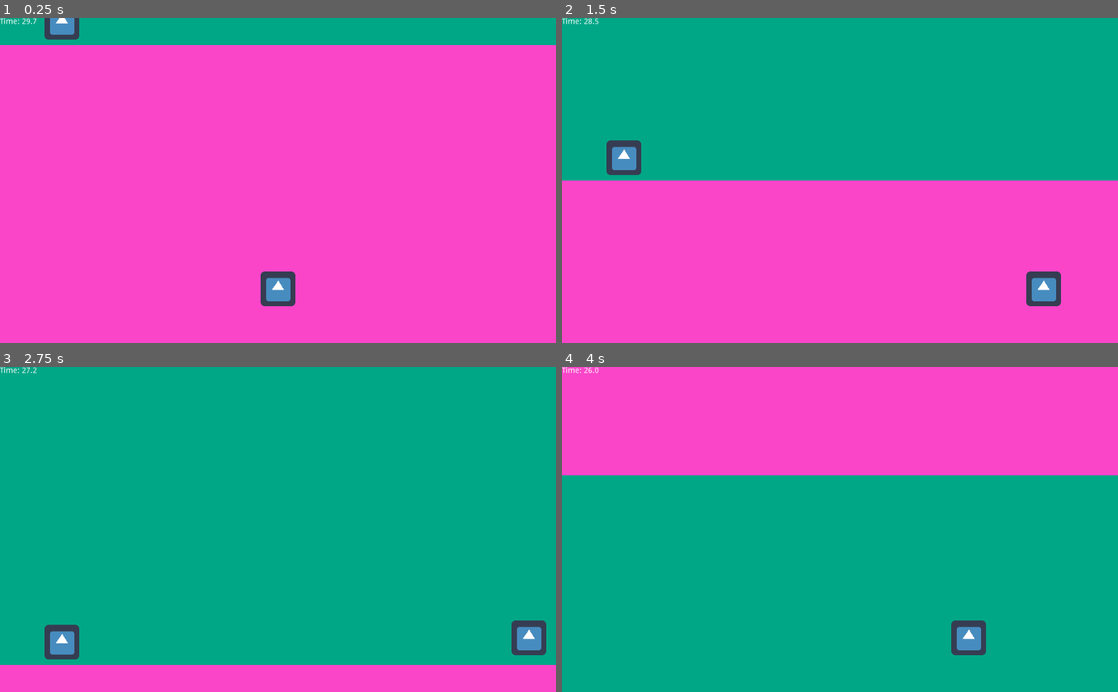
Above: before the commit, frames 1-4 (two rows, left to right).
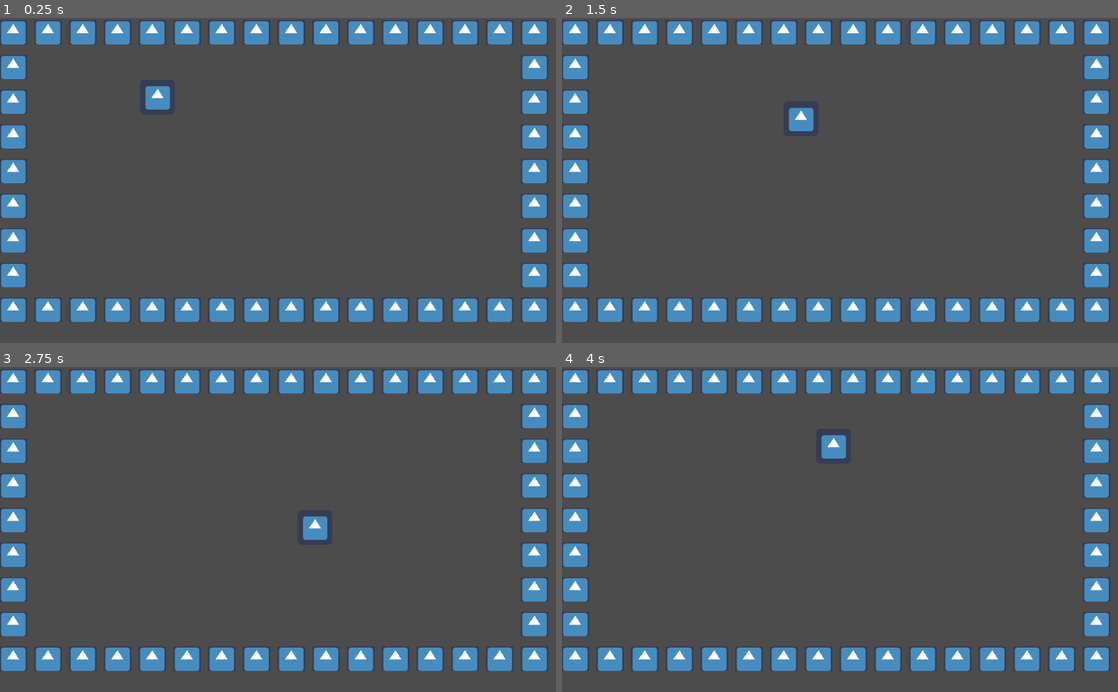
Above: after the commit, the same moments.

Repository: sidfer/devhacks-2025
Game: Godot game, scene res://Scenes/Rooms/BaseRoom.tscn
Same seed, same stepped clock (60 frames per second), same inputs: the game is played once before the commit and once after it. Before the commit the project starts from res://Main.tscn. The engine's default icon, where the game draws it, is replaced by a stand-in: a white triangle on a blue panel in a dark square.
Inputs:
- Up to frame 1 (0.25 s): no input
- Up to frame 2 (1.5 s): hold Right (ui_right) 0.53-1.28 s; hold Down (ui_down) from 1.28 s (still down)
- Up to frame 3 (2.75 s): release Down (ui_down) at 2.03 s; hold Right (ui_right) from 2.03 s (still down)
- Up to frame 4 (4 s): release Right (ui_right) at 2.78 s; hold Up (ui_up) 2.78-3.53 s; hold Left (ui_left) from 3.53 s (still down)

The runs differ from the first frame. In frame 1, 100% of the frame differs, in the area x 0-100%, y 0-100%; in frame 2, 99%; in frame 3, 99%; in frame 4, 100%.

Commit message:
Working walls and player movement

Diff:
--- a/BackgroundTile.gd
+++ /dev/null
@@ -1,9 +0,0 @@
-extends Node2D
-
-var scroll_speed = 200  # Match this to collectible speed
-
-func _process(delta):
-	position.y += scroll_speed * delta  # Move downward
-	# Reset position when off-screen
-	if position.y > get_viewport_rect().size.y:
-		position.y = -get_viewport_rect().size.y  # Move back to the top
--- a/BackgroundTile.tscn
+++ /dev/null
@@ -1,11 +0,0 @@
-[gd_scene load_steps=2 format=2]
-
-[ext_resource path="res://BackgroundTile.gd" type="Script" id=1]
-
-[node name="BackgroundTile" type="Node2D"]
-script = ExtResource( 1 )
-
-[node name="ColorRect" type="ColorRect" parent="."]
-margin_right = 1024.0
-margin_bottom = 600.0
-color = Color( 0.980392, 0.270588, 0.788235, 1 )
--- /dev/null
+++ b/Global/Door_Up.gd
@@ -0,0 +1,12 @@
+extends Area2D
+
+export(String) var direction = "up"
+
+func _ready():
+	# Connect the signal automatically (no need for manual connection)
+	connect("body_entered", self, "_on_Door_body_entered")
+
+func _on_Door_body_entered(body):
+	if body.is_in_group("player"):
+		# Call the GameManager to handle the room change
+		GameManager.change_room(direction)
--- /dev/null
+++ b/Global/GameManager.gd
@@ -0,0 +1,40 @@
+extends Node
+
+var current_room : Node
+var room_coordinates = Vector2(0, 0)  # Track player position in room grid
+var rooms = {}  # Dictionary to track generated rooms
+
+func _ready():
+	# Autoload via Project Settings → Autoload tab
+	pass
+
+func change_room(direction):
+	# Calculate new room position
+	var offset = Vector2.ZERO
+	match direction:
+		"up": offset.y -= 1
+		"down": offset.y += 1
+		"left": offset.x -= 1
+		"right": offset.x += 1
+
+	room_coordinates += offset
+
+	# Load new room if not already generated
+	if not rooms.has(room_coordinates):
+		generate_new_room(room_coordinates)
+
+	# Transition to existing room
+	var new_room = rooms[room_coordinates]
+	get_tree().current_scene.add_child(new_room)
+
+	# Move player to appropriate door position
+	var player = get_tree().get_nodes_in_group("player")[0]
+	player.global_position = new_room.get_node("PlayerSpawn").global_position
+
+func generate_new_room(coords):
+	var room = preload("res://Scenes/Rooms/BaseRoom.tscn").instance()
+	rooms[coords] = room
+	# Add treasure randomly
+	if randf() < 0.7:  # 70% chance for treasure
+		var treasure = preload("res://Scenes/Treasure.tscn").instance()
+		room.add_child(treasure)
--- /dev/null
+++ b/Global/GameOver.gd
@@ -0,0 +1,8 @@
+extends Control
+
+func _on_RetryButton_pressed():
+	Global.reset_stats()
+	get_tree().change_scene("res://Scenes/Level1.tscn")
+
+func _on_MenuButton_pressed():
+	get_tree().change_scene("res://Scenes/UI/MainMenu.tscn")
--- /dev/null
+++ b/Global/Global.gd
@@ -0,0 +1,50 @@
+extends Node
+
+signal time_updated
+signal score_updated
+
+var time_remaining = 60
+var current_level = 1
+var score = 0
+var timer : Timer
+
+func _ready():
+	timer = Timer.new()  # Create a new Timer
+	add_child(timer)     # Add it as a child of Global
+	timer.wait_time = 1.0  # Set the interval to 1 second
+	timer.connect("timeout", self, "_on_Timer_timeout")  # Connect the timeout signal
+	timer.start()  # Start the timerown every second
+
+func _on_Timer_timeout():
+	time_remaining -= 1
+	emit_signal("time_updated")  # Notify HUD
+	if time_remaining <= 0:
+		game_over()
+
+func add_score(value):
+	score += value
+	emit_signal("score_updated")  # Notify HUD
+
+# Add to existing Global.gd
+func game_over():
+	get_tree().change_scene("res://Scenes/UI/GameOver.tscn")
+	reset_stats()
+
+func reset_stats():
+	time_remaining = 60
+	score = 0
+	current_level = 1
+
+func check_level_progression():
+	if score >= current_level * 50:  # Example: 50 points per level
+		current_level += 1
+		apply_level_mechanics()
+
+func apply_level_mechanics():
+	match current_level:
+		2:
+			# Speed boost
+			get_tree().call_group("player", "update_speed", 1.5)
+		3:
+			# Bigger rooms
+			get_tree().call_group("room_generator", "increase_room_size")
--- /dev/null
+++ b/Global/Player.gd
@@ -0,0 +1,12 @@
+extends KinematicBody2D
+
+const SPEED = 200
+var velocity = Vector2()
+
+func _physics_process(delta):
+	velocity = Vector2()
+	# Input handling
+	velocity.x = Input.get_action_strength("ui_right") - Input.get_action_strength("ui_left")
+	velocity.y = Input.get_action_strength("ui_down") - Input.get_action_strength("ui_up")
+	velocity = velocity.normalized() * SPEED
+	move_and_slide(velocity)
--- /dev/null
+++ b/Global/Treasure.gd
@@ -0,0 +1,7 @@
+extends Area2D  # Ensure this line is correct
+
+func _on_Treasure_body_entered(body):
+	if body.name == "Player":
+		Global.add_score(10)
+		Global.time_remaining += 15  # Add bonus time
+		queue_free()  # Remove treasure
--- a/Main.gd
+++ /dev/null
@@ -1,43 +0,0 @@
-extends Node2D
-
-var time_remaining = 30.0
-var time_pickup_scene = preload("res://TimePickup.tscn")
-
-func _ready():
-	# Center the player horizontally, fix at bottom
-	$Player.position = Vector2(
-		get_viewport_rect().size.x / 2,
-		get_viewport_rect().size.y - 100  # 100 pixels above bottom
-	)
-	$SpawnTimer.start()
-
-func _process(delta):
-	time_remaining -= delta
-	if time_remaining <= 0:
-		game_over()
-	update_ui()
-
-func spawn_time_pickup():
-	var pickup = time_pickup_scene.instance()
-	add_child(pickup)
-	pickup.connect("collected", self, "_on_TimePickup_collected")
-	# Spawn at a random X position ABOVE the screen
-	pickup.position = Vector2(
-		rand_range(50, get_viewport_rect().size.x - 50),  # Random X
-		-100  # Start above the screen
-	)
-
-func _on_TimePickup_collected():
-	time_remaining += 5.0  # Add 5 seconds per pickup
-
-func update_ui():
-	$UI/TimeLabel.text = "Time: %.1f" % time_remaining
-
-func game_over():
-	$SpawnTimer.stop()
-	get_tree().paused = true
-	$UI/GameOverLabel.visible = true
-
-
-func _on_SpawnTimer_timeout():
-	pass # Replace with function body.
--- a/Main.tscn
+++ /dev/null
@@ -1,52 +0,0 @@
-[gd_scene load_steps=7 format=2]
-
-[ext_resource path="res://icon.png" type="Texture" id=1]
-[ext_resource path="res://Player.gd" type="Script" id=2]
-[ext_resource path="res://TimePickup.tscn" type="PackedScene" id=3]
-[ext_resource path="res://Main.gd" type="Script" id=4]
-[ext_resource path="res://BackgroundTile.tscn" type="PackedScene" id=5]
-
-[sub_resource type="RectangleShape2D" id=1]
-
-[node name="Main" type="Node2D"]
-script = ExtResource( 4 )
-
-[node name="BackgroundTile" parent="." instance=ExtResource( 5 )]
-
-[node name="BackgroundTile2" parent="." instance=ExtResource( 5 )]
-position = Vector2( 1.36422e-12, -600 )
-
-[node name="ColorRect" parent="BackgroundTile2" index="0"]
-color = Color( 0, 0.654902, 0.52549, 1 )
-
-[node name="Player" type="Area2D" parent="."]
-script = ExtResource( 2 )
-
-[node name="Sprite" type="Sprite" parent="Player"]
-texture = ExtResource( 1 )
-
-[node name="CollisionShape2D" type="CollisionShape2D" parent="Player"]
-shape = SubResource( 1 )
-
-[node name="SpawnTimer" type="Timer" parent="."]
-wait_time = 2.0
-
-[node name="UI" type="CanvasLayer" parent="."]
-
-[node name="TimeLabel" type="Label" parent="UI"]
-margin_right = 40.0
-margin_bottom = 14.0
-text = "Time: 30.0"
-
-[node name="GameOverLabel" type="Label" parent="UI"]
-visible = false
-margin_right = 40.0
-margin_bottom = 14.0
-text = "Game Over!"
-
-[node name="TimePickup" parent="." instance=ExtResource( 3 )]
-position = Vector2( 106, -41 )
-
-[connection signal="timeout" from="SpawnTimer" to="." method="_on_SpawnTimer_timeout"]
-
-[editable path="BackgroundTile2"]
--- a/Player.gd
+++ /dev/null
@@ -1,9 +0,0 @@
-extends Area2D
-
-var speed = 500  # Adjust speed as needed
-
-func _process(delta):
-	var input = Input.get_action_strength("ui_right") - Input.get_action_strength("ui_left")
-	position.x += input * speed * delta
-	# Keep player within screen bounds
-	position.x = clamp(position.x, 50, get_viewport_rect().size.x - 50)
--- /dev/null
+++ b/Scenes/Player/Player.tscn
@@ -0,0 +1,16 @@
+[gd_scene load_steps=4 format=2]
+
+[ext_resource path="res://icon.png" type="Texture" id=1]
+[ext_resource path="res://Global/Player.gd" type="Script" id=2]
+
+[sub_resource type="RectangleShape2D" id=1]
+
+[node name="Player" type="KinematicBody2D"]
+script = ExtResource( 2 )
+
+[node name="Sprite" type="Sprite" parent="."]
+position = Vector2( -1, 0 )
+texture = ExtResource( 1 )
+
+[node name="CollisionShape2D" type="CollisionShape2D" parent="."]
+shape = SubResource( 1 )
--- /dev/null
+++ b/Scenes/Rooms/BaseRoom.gd
@@ -0,0 +1,5 @@
+extends Node2D
+
+func _ready():
+	add_to_group("rooms")
+	# Randomize treasure placement
--- /dev/null
+++ b/Scenes/Rooms/BaseRoom.tscn
@@ -0,0 +1,80 @@
+[gd_scene load_steps=11 format=2]
+
+[ext_resource path="res://icon.png" type="Texture" id=1]
+[ext_resource path="res://Global/Door_Up.gd" type="Script" id=2]
+[ext_resource path="res://Scenes/Treasure.tscn" type="PackedScene" id=3]
+[ext_resource path="res://Scenes/Rooms/BaseRoom.gd" type="Script" id=4]
+[ext_resource path="res://Scenes/Player/Player.tscn" type="PackedScene" id=5]
+
+[sub_resource type="TileSet" id=1]
+0/name = "icon.png 0"
+0/texture = ExtResource( 1 )
+0/tex_offset = Vector2( 0, 0 )
+0/modulate = Color( 1, 1, 1, 1 )
+0/region = Rect2( 7, 10, 51, 45 )
+0/tile_mode = 0
+0/occluder_offset = Vector2( 0, 0 )
+0/navigation_offset = Vector2( 0, 0 )
+0/shape_offset = Vector2( 0, 0 )
+0/shape_transform = Transform2D( 1, 0, 0, 1, 0, 0 )
+0/shape_one_way = false
+0/shape_one_way_margin = 0.0
+0/shapes = [  ]
+0/z_index = 0
+
+[sub_resource type="RectangleShape2D" id=2]
+extents = Vector2( 511.5, 29.5 )
+
+[sub_resource type="RectangleShape2D" id=3]
+extents = Vector2( 32, 289.5 )
+
+[sub_resource type="RectangleShape2D" id=4]
+extents = Vector2( 498.5, 27 )
+
+[sub_resource type="RectangleShape2D" id=5]
+extents = Vector2( 25.5, 12.5 )
+
+[node name="BaseRoom" type="Node2D"]
+script = ExtResource( 4 )
+
+[node name="TileMap" type="TileMap" parent="."]
+position = Vector2( -1, 4 )
+tile_set = SubResource( 1 )
+format = 1
+tile_data = PoolIntArray( 0, 0, 0, 1, 0, 0, 2, 0, 0, 3, 0, 0, 4, 0, 0, 5, 0, 0, 6, 0, 0, 7, 0, 0, 8, 0, 0, 9, 0, 0, 10, 0, 0, 11, 0, 0, 12, 0, 0, 13, 0, 0, 14, 0, 0, 15, 0, 0, 65536, 0, 0, 65551, 0, 0, 131072, 0, 0, 131087, 0, 0, 196608, 0, 0, 196623, 0, 0, 262144, 0, 0, 262159, 0, 0, 327680, 0, 0, 327695, 0, 0, 393216, 0, 0, 393231, 0, 0, 458752, 0, 0, 458767, 0, 0, 524288, 0, 0, 524289, 0, 0, 524290, 0, 0, 524291, 0, 0, 524292, 0, 0, 524293, 0, 0, 524294, 0, 0, 524295, 0, 0, 524296, 0, 0, 524297, 0, 0, 524298, 0, 0, 524299, 0, 0, 524300, 0, 0, 524301, 0, 0, 524302, 0, 0, 524303, 0, 0 )
+
+[node name="StaticBody2D" type="StaticBody2D" parent="."]
+position = Vector2( 47, 224 )
+
+[node name="CollisionShape2D" type="CollisionShape2D" parent="StaticBody2D"]
+position = Vector2( 463, -198 )
+shape = SubResource( 2 )
+
+[node name="CollisionShape2D2" type="CollisionShape2D" parent="StaticBody2D"]
+position = Vector2( -19, 66 )
+shape = SubResource( 3 )
+
+[node name="CollisionShape2D4" type="CollisionShape2D" parent="StaticBody2D"]
+position = Vector2( 932, 71 )
+shape = SubResource( 3 )
+
+[node name="CollisionShape2D3" type="CollisionShape2D" parent="StaticBody2D"]
+position = Vector2( 463, 321 )
+shape = SubResource( 4 )
+
+[node name="Door_Up" type="Area2D" parent="."]
+collision_layer = 2
+script = ExtResource( 2 )
+
+[node name="CollisionShape2D" type="CollisionShape2D" parent="Door_Up"]
+position = Vector2( 517, 61.5 )
+shape = SubResource( 5 )
+
+[node name="Treasure" parent="." instance=ExtResource( 3 )]
+position = Vector2( 528, 197 )
+collision_layer = 4
+
+[node name="Player" parent="." instance=ExtResource( 5 )]
+position = Vector2( 291, 146 )
+
+[connection signal="body_entered" from="Door_Up" to="Door_Up" method="_on_Door_Up_body_entered"]
--- /dev/null
+++ b/Scenes/Treasure.tscn
@@ -0,0 +1,6 @@
+[gd_scene load_steps=2 format=2]
+
+[ext_resource path="res://Global/Treasure.gd" type="Script" id=1]
+
+[node name="Treasure" type="Area2D"]
+script = ExtResource( 1 )
--- /dev/null
+++ b/Scenes/UI/GameOver.tscn
@@ -0,0 +1,27 @@
+[gd_scene load_steps=2 format=2]
+
+[ext_resource path="res://Global/GameOver.gd" type="Script" id=1]
+
+[node name="GameOverScreen" type="Control"]
+script = ExtResource( 1 )
+
+[node name="GameOver" type="Label" parent="."]
+margin_right = 40.0
+margin_bottom = 14.0
+
+[node name="RetryButton" type="Button" parent="."]
+margin_left = 469.0
+margin_top = 321.0
+margin_right = 514.0
+margin_bottom = 341.0
+text = "Retry"
+
+[node name="MenuButton" type="Button" parent="."]
+margin_left = 242.0
+margin_top = 325.0
+margin_right = 325.0
+margin_bottom = 345.0
+text = "Main Menu"
+
+[connection signal="pressed" from="RetryButton" to="." method="_on_RetryButton_pressed"]
+[connection signal="pressed" from="MenuButton" to="." method="_on_MenuButton_pressed"]
--- /dev/null
+++ b/Scenes/UI/HUD.gd
@@ -0,0 +1,20 @@
+Write the Script
+Replace the default script with this:
+
+gdscript
+Copy
+extends Node2D
+
+# Reference to the labels
+onready var time_label = $TimeLabel
+onready var score_label = $ScoreLabel
+
+func _ready():
+	# Call update_hud() whenever the Global variables change
+	Global.connect("time_updated", self, "update_hud")
+	Global.connect("score_updated", self, "update_hud")
+	update_hud()  # Initialize the HUD
+
+func update_hud():
+	time_label.text = "Time: %d" % Global.time_remaining
+	score_label.text = "Score: %d" % Global.score
--- /dev/null
+++ b/Scenes/UI/HUD.tscn
@@ -0,0 +1,18 @@
+[gd_scene load_steps=2 format=2]
+
+[ext_resource path="res://Scenes/UI/HUD.gd" type="Script" id=1]
+
+[node name="HUD" type="Node2D"]
+script = ExtResource( 1 )
+
+[node name="TimeLabel" type="Label" parent="."]
+margin_left = 340.0
+margin_top = 3.0
+margin_right = 425.0
+margin_bottom = 29.0
+
+[node name="ScoreLabel" type="Label" parent="."]
+margin_left = 155.0
+margin_top = 3.0
+margin_right = 357.0
+margin_bottom = 17.0
--- /dev/null
+++ b/Scenes/UI/MainMenu.gd
@@ -0,0 +1,8 @@
+extends Control
+
+func _on_StartButton_pressed():
+	Global.reset_stats()
+	get_tree().change_scene("res://Scenes/Level1.tscn")
+
+func _on_QuitButton_pressed():
+	get_tree().quit()
--- /dev/null
+++ b/Scenes/UI/MainMenu.tscn
@@ -0,0 +1,25 @@
+[gd_scene load_steps=2 format=2]
+
+[ext_resource path="res://Scenes/UI/MainMenu.gd" type="Script" id=1]
+
+[node name="MainMenu" type="Control"]
+margin_right = 40.0
+margin_bottom = 40.0
+script = ExtResource( 1 )
+
+[node name="Room Explorer" type="Label" parent="."]
+margin_right = 40.0
+margin_bottom = 14.0
+
+[node name="StartButton" type="Button" parent="."]
+margin_right = 12.0
+margin_bottom = 20.0
+text = "Start GameS"
+
+[node name="QuitButton" type="Button" parent="."]
+margin_right = 12.0
+margin_bottom = 20.0
+text = "Quit"
+
+[connection signal="pressed" from="StartButton" to="." method="_on_StartButton_pressed"]
+[connection signal="pressed" from="QuitButton" to="." method="_on_QuitButton_pressed"]
--- a/TimePickup.gd
+++ /dev/null
@@ -1,15 +0,0 @@
-extends Area2D
-
-signal collected
-var speed = 200  # Adjust speed as needed
-
-func _process(delta):
-	position.y += speed * delta  # Move downward
-	# Remove when off-screen (bottom of the screen)
-	if position.y > get_viewport_rect().size.y + 100:
-		queue_free()
-
-func _on_TimePickup_area_entered(area):
-	if area.is_in_group("player"):
-		emit_signal("collected")
-		queue_free()
--- a/TimePickup.tscn
+++ /dev/null
@@ -1,16 +0,0 @@
-[gd_scene load_steps=4 format=2]
-
-[ext_resource path="res://TimePickup.gd" type="Script" id=1]
-[ext_resource path="res://icon.png" type="Texture" id=2]
-
-[sub_resource type="RectangleShape2D" id=1]
-
-[node name="TimePickup" type="Area2D"]
-script = ExtResource( 1 )
-
-[node name="Sprite" type="Sprite" parent="."]
-position = Vector2( 8, -1.00002 )
-texture = ExtResource( 2 )
-
-[node name="CollisionShape2D" type="CollisionShape2D" parent="."]
-shape = SubResource( 1 )
--- a/project.godot
+++ b/project.godot
@@ -10,13 +10,25 @@
 
 [application]
 
-config/name="devhacks2025"
-run/main_scene="res://Main.tscn"
+config/name="devhacks-2025"
+run/main_scene="res://Scenes/Rooms/BaseRoom.tscn"
 config/icon="res://icon.png"
+
+[autoload]
+
+Global="*res://Global/Global.gd"
+GameManager="*res://Global/GameManager.gd"
 
 [gui]
 
 common/drop_mouse_on_gui_input_disabled=true
+
+[layer_names]
+
+2d_physics/layer_1="Player"
+2d_physics/layer_2="Doors"
+2d_physics/layer_3="Treasures"
+2d_physics/layer_4="Walls"
 
 [physics]
 
